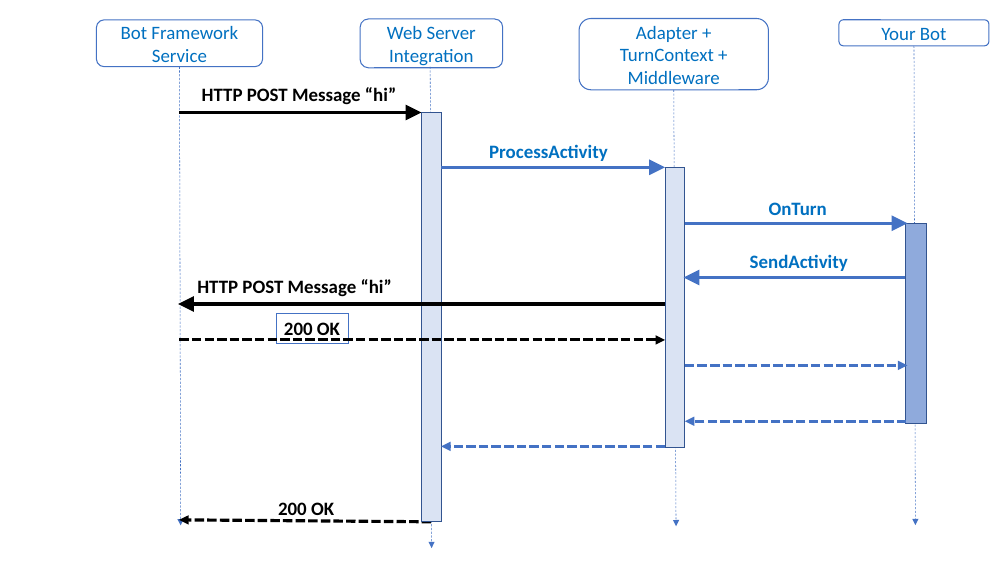
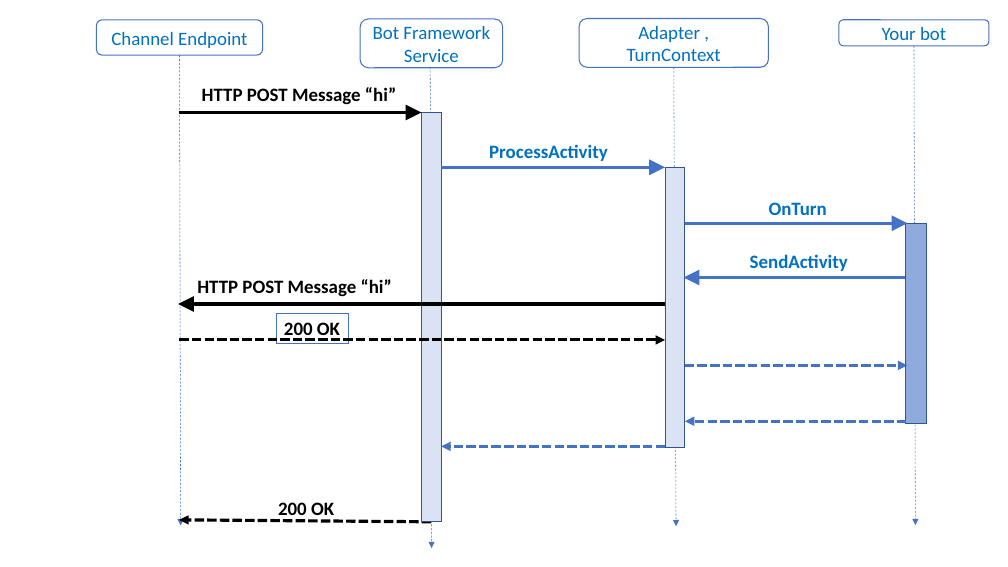
Before and after one commit to MicrosoftDocs/bot-docs, a slide deck: slide 2 of art-source/power-point/bot-concepts-art.pptx. Drawn at 1008x567 pixels with LibreOffice and Linux fonts; fonts in the diff are those of the drawing. Boxes give left, top, right and bottom in pixels: in the first picture for what was removed or moved away, otherwise in the second. Text is boxed around its words. In the diff, an @@ line names an element or a change of style, - is before the commit and + after.

```diff
--- a/art-source/power-point/bot-concepts-art.pptx
+++ b/art-source/power-point/bot-concepts-art.pptx
@@ rounded rectangle "Channel Endpoint": place and size @@
-rounded rectangle "Channel Endpoint" at <box>96,20,262,67</box>
+rounded rectangle "Channel Endpoint" at <box>96,20,262,55</box>
@@ text in rounded rectangle at <box>373,26,490,62</box>: text changed @@
-Web Server
-Integration
+Bot Framework Service
@@ rounded rectangle "Adapter ,": place and size @@
-rounded rectangle "Adapter ," at <box>579,18,769,89</box>
+rounded rectangle "Adapter ," at <box>579,18,769,67</box>
@@ text in rounded rectangle at <box>627,26,721,61</box>: text changed @@
-Adapter +
-TurnContext + Middleware
+Adapter ,
+TurnContext
@@ text in rounded rectangle at <box>882,27,946,40</box>: text changed @@
-Your Bot
+Your bot
@@ text in rounded rectangle at <box>111,32,247,48</box>: text changed @@
-Bot Framework Service
+Channel Endpoint
@@ arrow moved from (179, 67) - (181, 526) to (179, 55) - (181, 526) @@
@@ arrow moved from (674, 90) - (676, 526) to (674, 67) - (676, 526) @@
```
Also in this commit, not shown: 4 other slides changed, 5 slides added, 20 other files.
